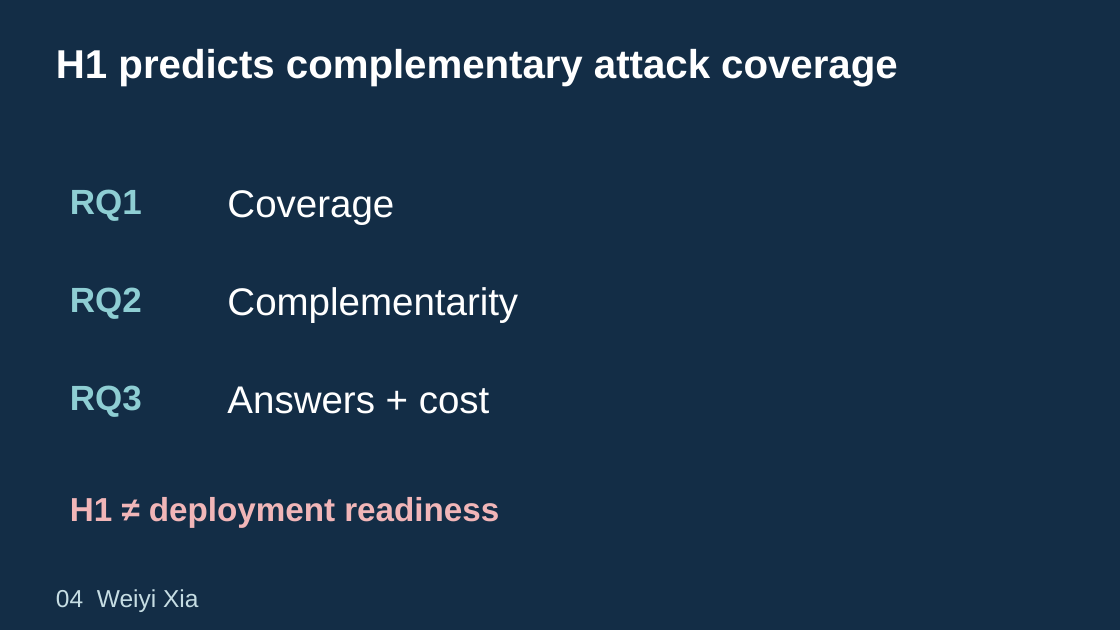
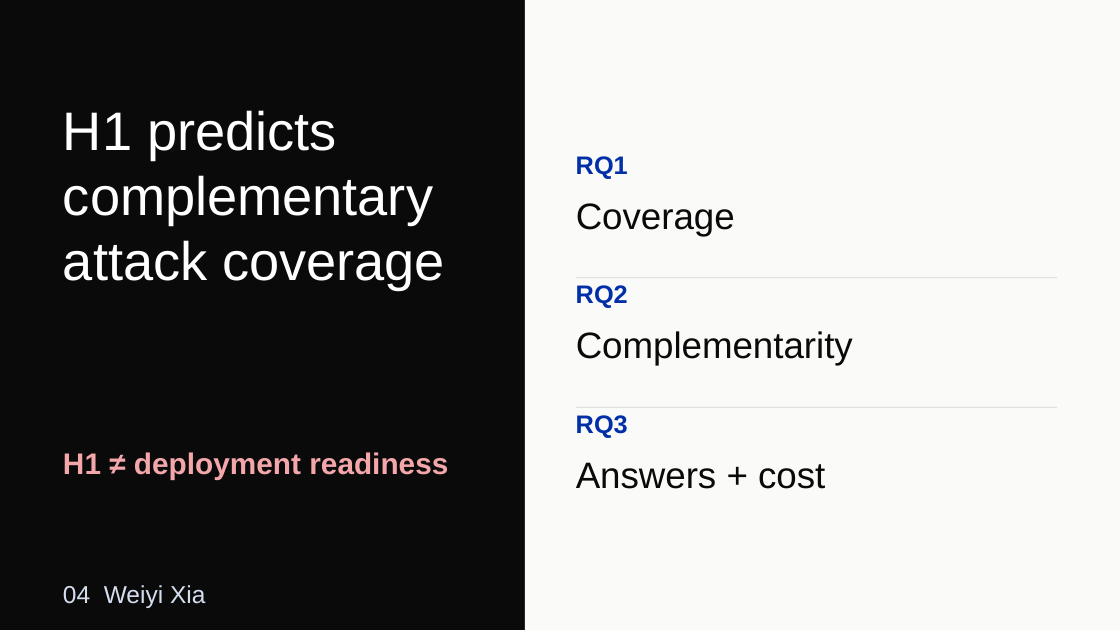
Before and after one commit to wxia639-dot/cs764-rag-security, a slide deck: slide 4 of CS764_RAG_Security_Presentation_Final.pptx. Drawn at 1120x630 pixels with LibreOffice and Linux fonts; fonts in the diff are those of the drawing. Boxes give left, top, right and bottom in pixels: in the first picture for what was removed or moved away, otherwise in the second. Text is boxed around its words. In the diff, an @@ line names an element or a change of style, - is before the commit and + after.

Commit message:
Apply Swiss visual design without changing slide content

```diff
--- a/CS764_RAG_Security_Presentation_Final.pptx
+++ b/CS764_RAG_Security_Presentation_Final.pptx
@@ background #132D46 to #0A0A0A @@
@@ rectangle added at bbox=[525, 0, 1120, 630], fill #FAFAF8 @@
@@ text at bbox=[63, 110, 445, 291]: text changed; size 34.5 to 46.5 pt; bold off @@
-H1 predicts complementary attack coverage
+H1 predicts
+complementary
+attack coverage
@@ text "RQ1": place and size @@
-text "RQ1" at bbox=[70, 189, 142, 221]
+text "RQ1" at bbox=[576, 156, 628, 179]
@@ text "Coverage": place and size @@
-text "Coverage" at bbox=[227, 190, 394, 225]
+text "Coverage" at bbox=[576, 203, 735, 236]
@@ text "RQ2": place and size @@
-text "RQ2" at bbox=[70, 287, 142, 319]
+text "RQ2" at bbox=[576, 285, 628, 308]
@@ rectangle added at bbox=[576, 277, 1057, 278], fill #D4D4D2 @@
@@ text "Complementarity": place and size @@
-text "Complementarity" at bbox=[227, 287, 518, 323]
+text "Complementarity" at bbox=[576, 331, 853, 366]
@@ size 30 to 21.8 pt, text colour #8ECED3 to #002FA7 in 3 elements at bbox=[576, 156, 628, 179], bbox=[576, 285, 628, 308], bbox=[576, 415, 628, 438] @@
@@ text "RQ3": place and size @@
-text "RQ3" at bbox=[70, 385, 142, 417]
+text "RQ3" at bbox=[576, 415, 628, 438]
@@ rectangle added at bbox=[576, 407, 1057, 408], fill #D4D4D2 @@
@@ text "H1 ≠ deployment readiness": place and size @@
-text "H1 ≠ deployment readiness" at bbox=[70, 497, 499, 527]
+text "H1 ≠ deployment readiness" at bbox=[63, 452, 448, 479]
@@ text "H1 ≠ deployment readiness" at bbox=[63, 452, 448, 479]: size 28.5 to 25.5 pt, text colour #F1B6B8 to #F3A7AA @@
@@ size 33 to 31.5 pt, text colour #FFFFFF to #0A0A0A in 3 elements at bbox=[576, 203, 735, 236], bbox=[576, 331, 853, 366], bbox=[576, 462, 825, 489] @@
@@ text "Answers + cost": place and size @@
-text "Answers + cost" at bbox=[227, 386, 490, 414]
+text "Answers + cost" at bbox=[576, 462, 825, 489]
@@ text "04 Weiyi Xia": place and size @@
-text "04 Weiyi Xia" at bbox=[56, 589, 198, 612]
+text "04 Weiyi Xia" at bbox=[63, 585, 205, 608]
@@ text "04 Weiyi Xia" at bbox=[63, 585, 205, 608]: text colour #C6DDE3 to #D4DEEF @@
```
Also in this commit, not shown: 13 other slides changed, 2 other files.
